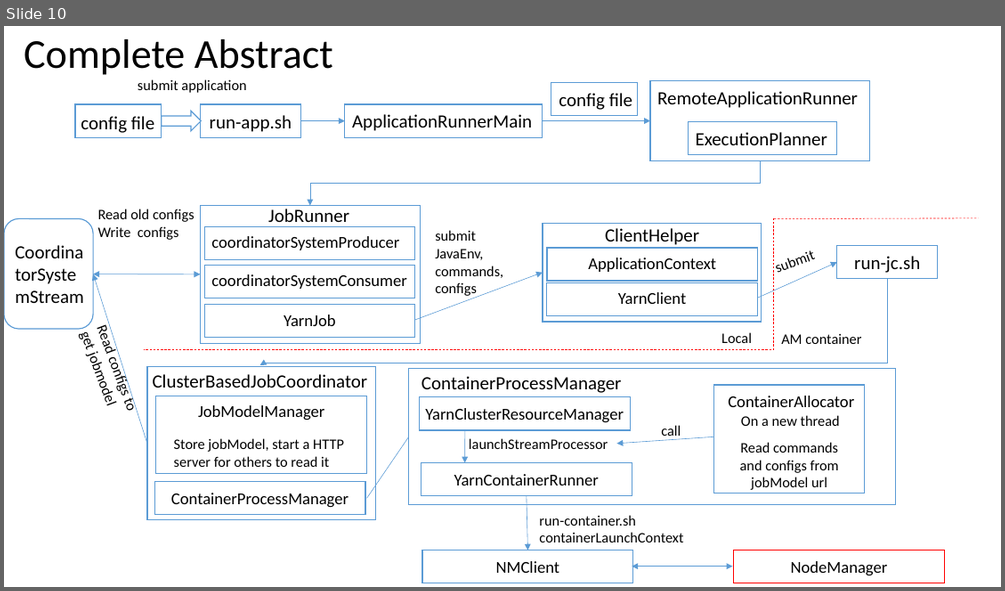
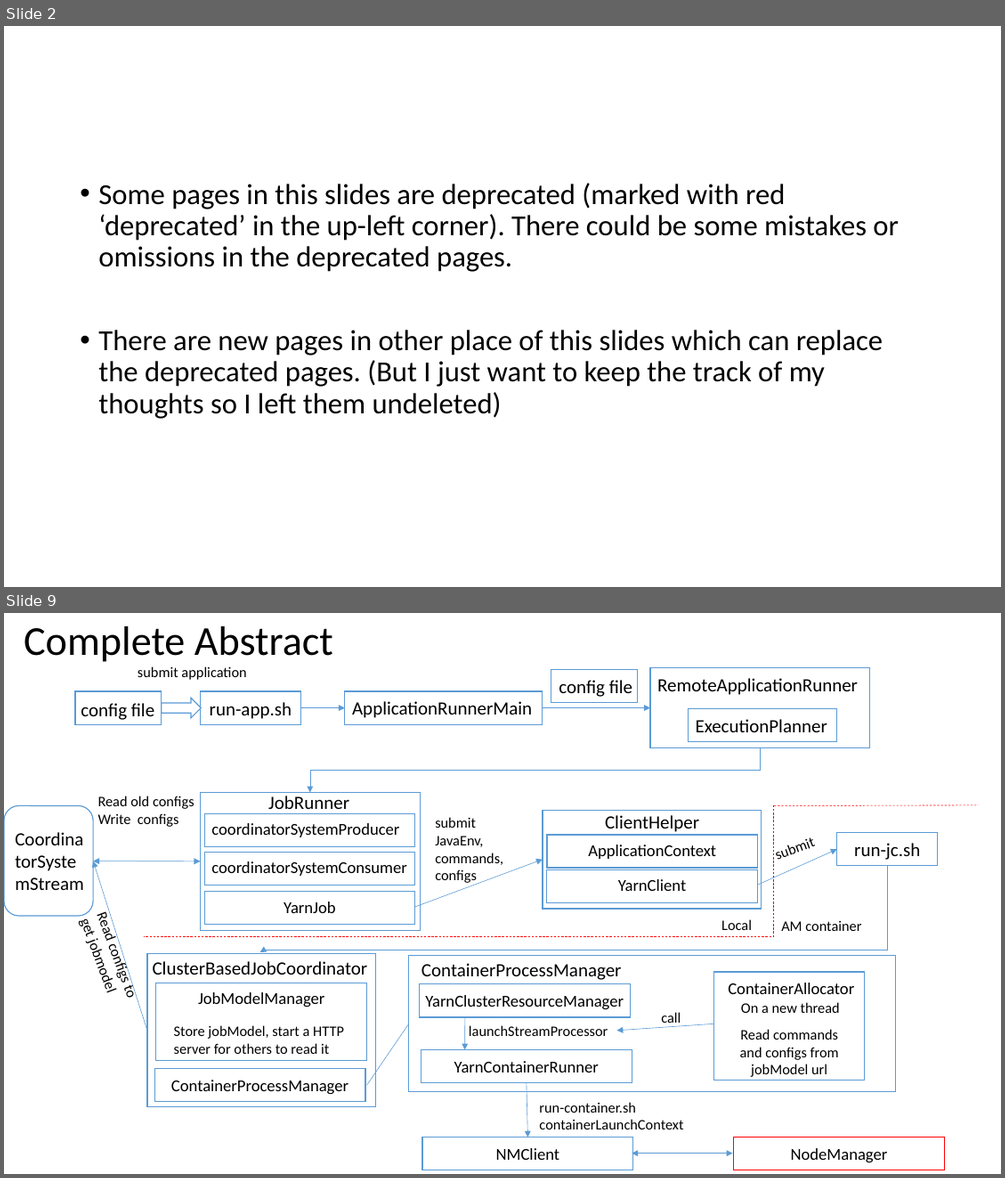
Before and after one commit to Swrrt/Samza-Documents, a slide deck: Documentation/SamzaStructure.pptx. Shown one above the other, each under a label of ours: slide 10 before the commit, slides 2 and 9 after it; the slides between them are not shown. The pictures are 1005x591 and 1005x1178 pixels, drawn with LibreOffice and Linux fonts; fonts in the diff are those of the drawing. Boxes give left, top, right and bottom in pixels: in the first picture for what was removed or moved away, otherwise in the second. Text is boxed around its words. In the diff, an @@ line names an element or a change of style, - is before the commit and + after.

```diff
--- a/Documentation/SamzaStructure.pptx
+++ b/Documentation/SamzaStructure.pptx
@@ slide 2 added at box(4, 26, 1001, 587), background #FFFFFF @@
@@ text added at box(98, 183, 898, 418), 28 pt, text #000000 @@
+• Some pages in this slides are deprecated (marked with red ‘deprecated’ in the up-left corner). There could be some mistakes or omissions in the deprecated pages.
+• There are new pages in other place of this slides which can replace the deprecated pages. (But I just want to keep the track of my thoughts so I left them undeleted)
@@ what was slide 10 is now slide 9 @@
```
Also in this commit, not shown: 9 slides changed, 5 other slides added.
